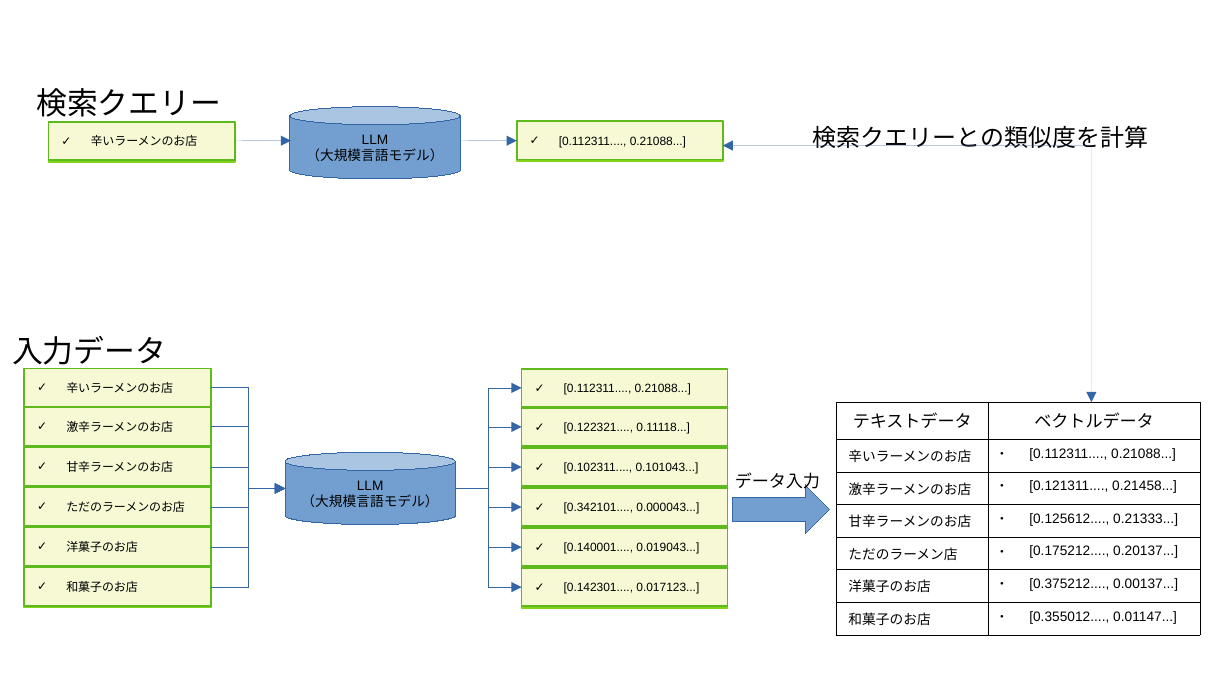
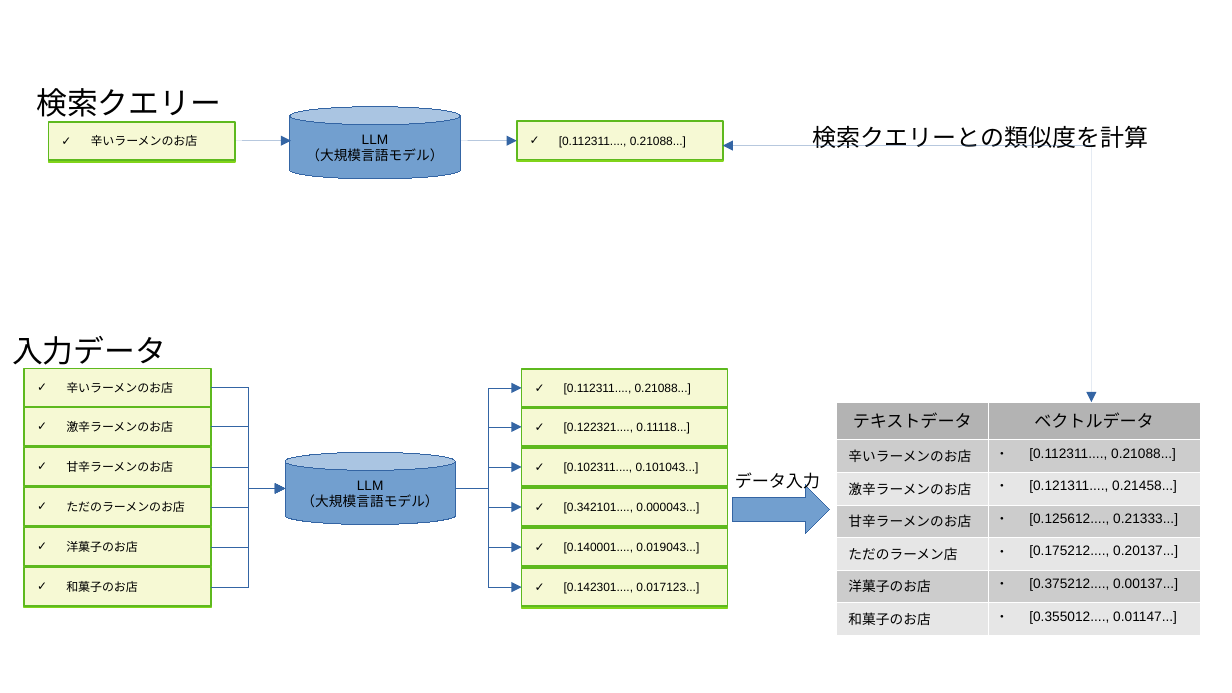
Before and after one commit to komainu8/rabbit-slide-komainu8-postgresql-conference-japan-2025, a slide deck: slide 8 of images.odp. Drawn at 1232x693 pixels with LibreOffice and Linux fonts; fonts in the diff are those of the drawing. Boxes give left, top, right and bottom in pixels: in the first picture for what was removed or moved away, otherwise in the second. Text is boxed around its words. In the diff, an @@ line names an element or a change of style, - is before the commit and + after.

```diff
--- a/images.odp
+++ b/images.odp
@@ table at (x1=837, y1=402, x2=1200, y2=629) @@
@@ fill none to #B3B3B3 in row 1 @@
@@ fill none to #CCCCCC in 6 cells @@
@@ fill none to #E6E6E6 in 6 cells @@
@@ borders changed @@
```
Also in this commit, not shown: 3 other slides changed, 1 slide added.
